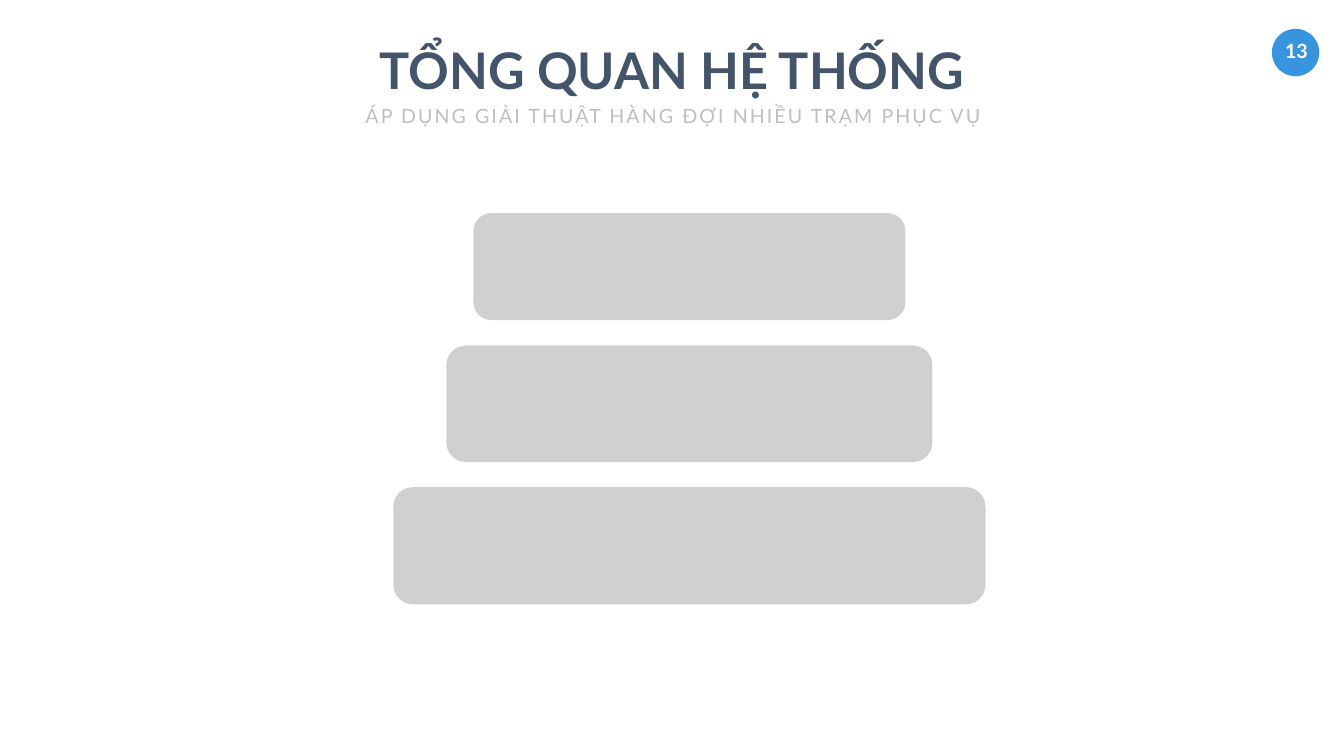
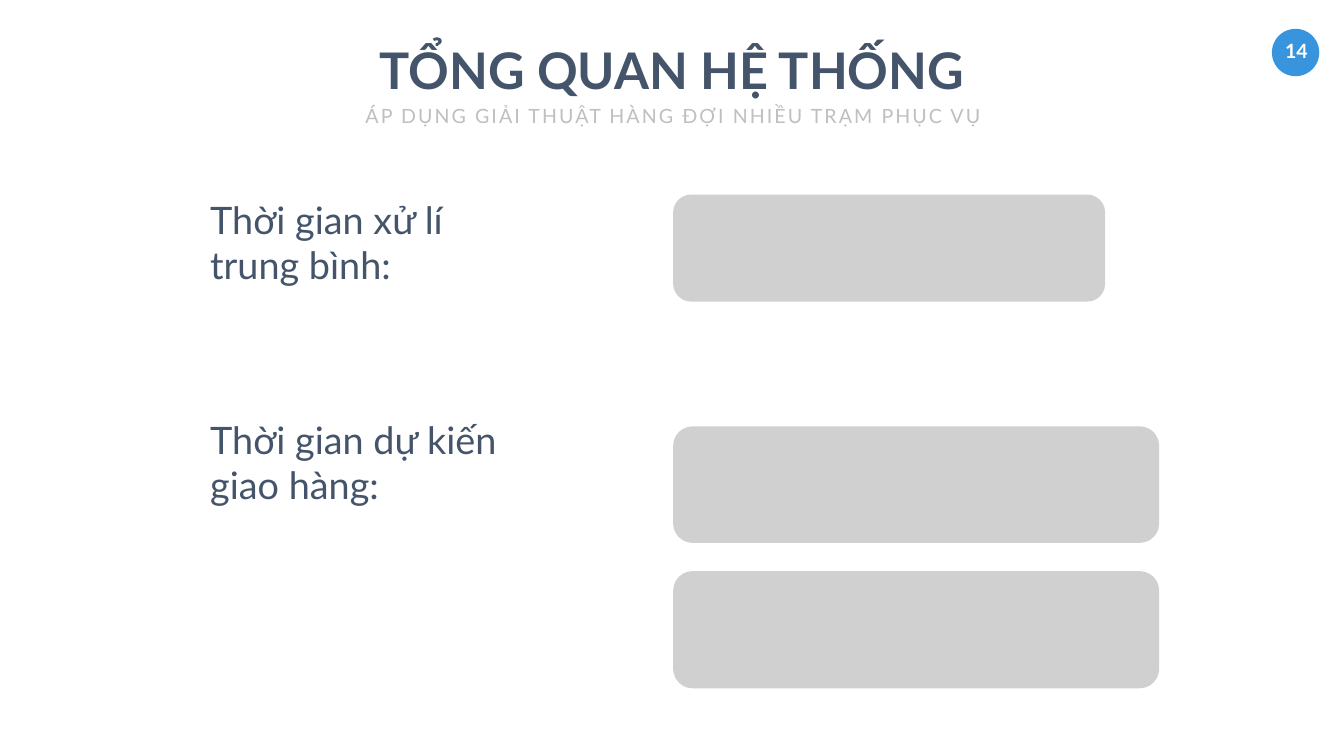
Before and after one commit to tranhoanghuan/Lu-n-v-n, a slide deck: slide 14 of baoCao/ppt_baocao/BAO_CAO_LUAN_VAN.pptx (slide 13 before the commit). Drawn at 1344x756 pixels with LibreOffice and Linux fonts; fonts in the diff are those of the drawing; grey boxes stand for pictures. Boxes give left, top, right and bottom in pixels: in the first picture for what was removed or moved away, otherwise in the second. Text is boxed around its words. In the diff, an @@ line names an element or a change of style, - is before the commit and + after.

Commit message:
add

```diff
--- a/baoCao/ppt_baocao/BAO_CAO_LUAN_VAN.pptx
+++ b/baoCao/ppt_baocao/BAO_CAO_LUAN_VAN.pptx
@@ page number at [1285,44,1308,58]: text changed @@
-13
+14
@@ text added at [210,205,443,286], 54 pt, text #44546A @@
+Thời gian xử lí trung bình:
@@ picture: place and size @@
-picture at [473,213,905,320]
+picture at [673,195,1105,301]
@@ picture removed at [446,345,932,462] @@
@@ text added at [210,424,496,506], 54 pt, text #44546A @@
+Thời gian dự kiến giao hàng:
@@ picture added at [673,426,1159,543] @@
@@ picture removed at [393,487,985,604] @@
@@ picture added at [673,571,1159,688] @@
```
Also in this commit, not shown: 1 slide added.
